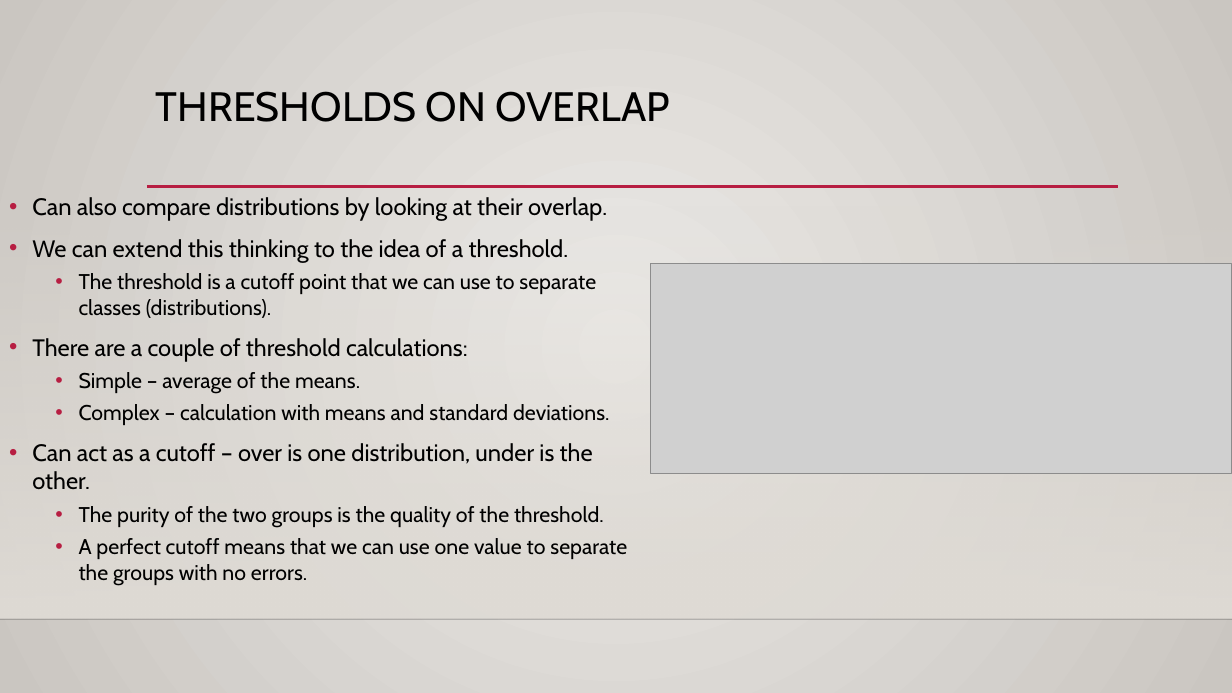
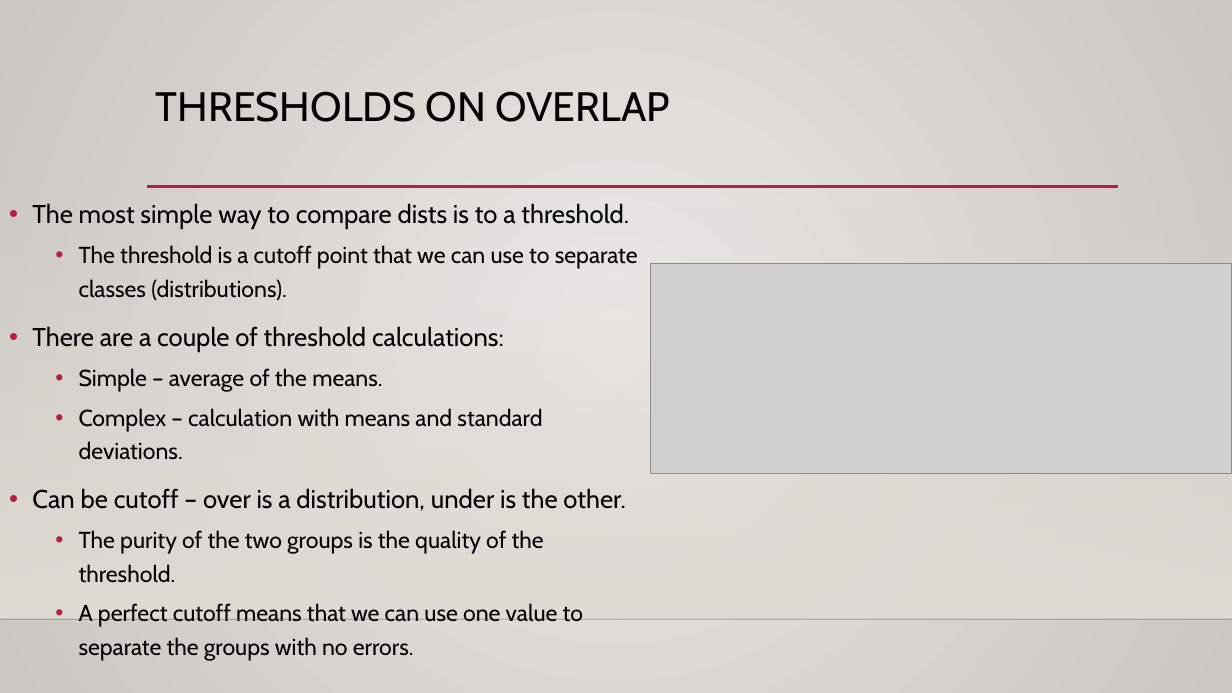
Before and after one commit to AkeemSemperDataScience/Basic_Stats_in_Python_Student_Repository, a slide deck: slide 27 of reference_material/slides/013_Probability_and_Bayes.pptx (slide 17 before the commit). Drawn at 1232x693 pixels with LibreOffice and Linux fonts; fonts in the diff are those of the drawing; grey boxes stand for pictures; background and template pictures are left out. Boxes give left, top, right and bottom in pixels: in the first picture for what was removed or moved away, otherwise in the second. Text is boxed around its words. In the diff, an @@ line names an element or a change of style, - is before the commit and + after.

```diff
--- a/reference_material/slides/013_Probability_and_Bayes.pptx
+++ b/reference_material/slides/013_Probability_and_Bayes.pptx
@@ text at (32,203,629,229): text changed; size 18.5 to 20 pt @@
-• Can also compare distributions by looking at their overlap.
-• We can extend this thinking to the idea of a threshold.
+• The most simple way to compare dists is to a threshold.
@@ text at (32,245,638,627): size 16.6 to 18 pt in "The threshold is a cutoff point that ...", "Simple – average of the means.", "Complex – calculation with means and standard ...", "The purity of the two groups is ..." and 1 more places; size 18.5 to 20 pt in "There are a couple of threshold calculations:"; line spacing 1 to 1.2 @@
@@ text at (32,488,625,511): text changed; size 18.5 to 20 pt @@
-• Can act as a cutoff – over is one distribution, under is the other.
+• Can be cutoff – over is a distribution, under is the other.
```
Also in this commit, not shown: 15 other slides changed, 13 slides added, 1 slide removed.
